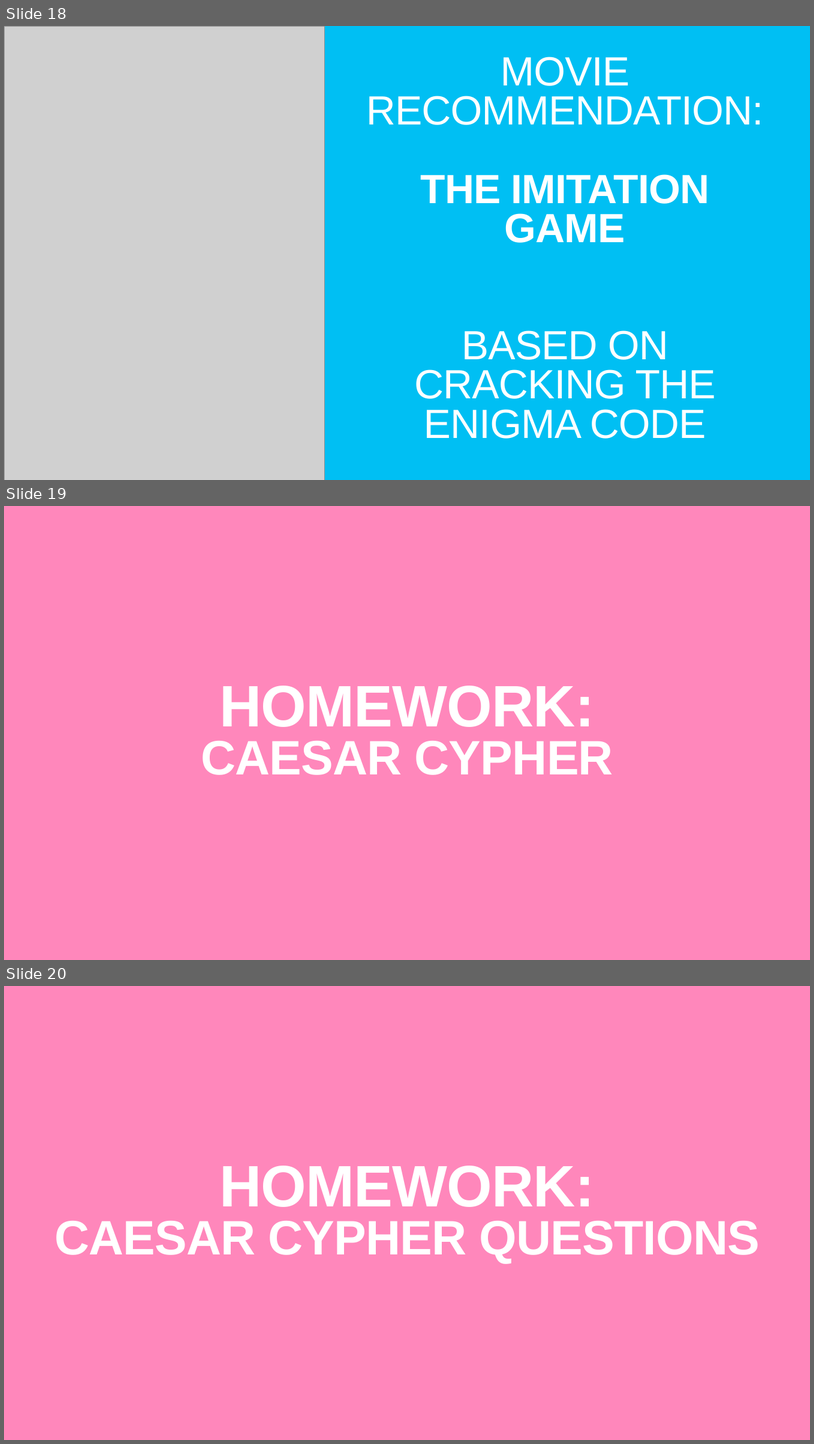
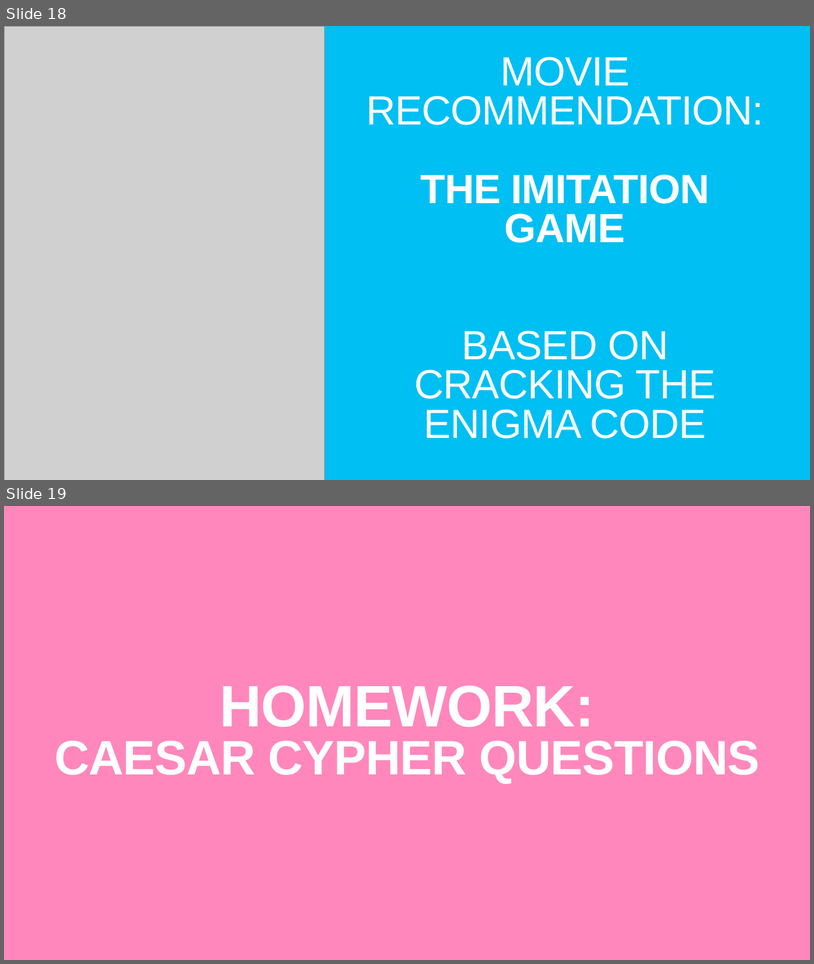
Before and after one commit to TommyWoodley/teaching, a slide deck: Y10/L2/L2.pptx. Shown one above the other, each under a label of ours: slides 18, 19 and 20 before the commit, slides 18 and 19 after it. The pictures are 814x1444 and 814x964 pixels, drawn with LibreOffice and Linux fonts; fonts in the diff are those of the drawing; grey boxes stand for pictures. Boxes give left, top, right and bottom in pixels: in the first picture for what was removed or moved away, otherwise in the second. Text is boxed around its words. In the diff, an @@ line names an element or a change of style, - is before the commit and + after.

Commit message:
update Y10 NS pt2

```diff
--- a/Y10/L2/L2.pptx
+++ b/Y10/L2/L2.pptx
@@ slide 19 removed at [4,506,810,960], background #FF87BB @@
@@ text removed at [201,685,614,775] @@
-HOMEWORK:
-CAESAR CYPHER
@@ what was slide 20 is now slide 19 @@
```
